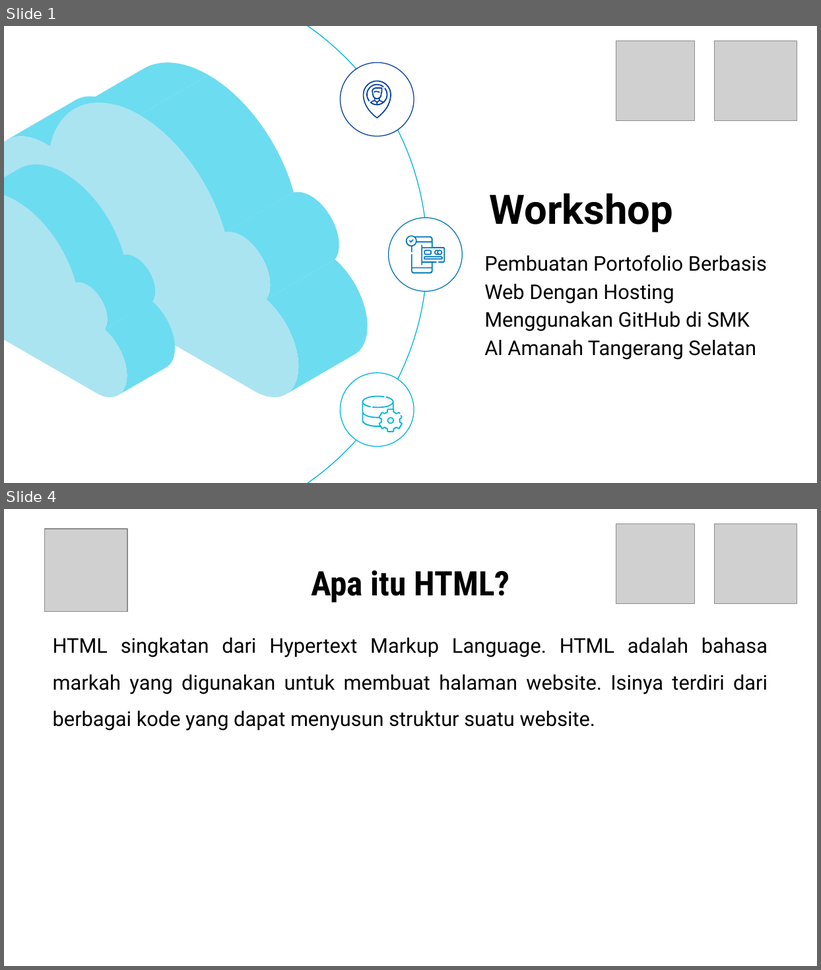
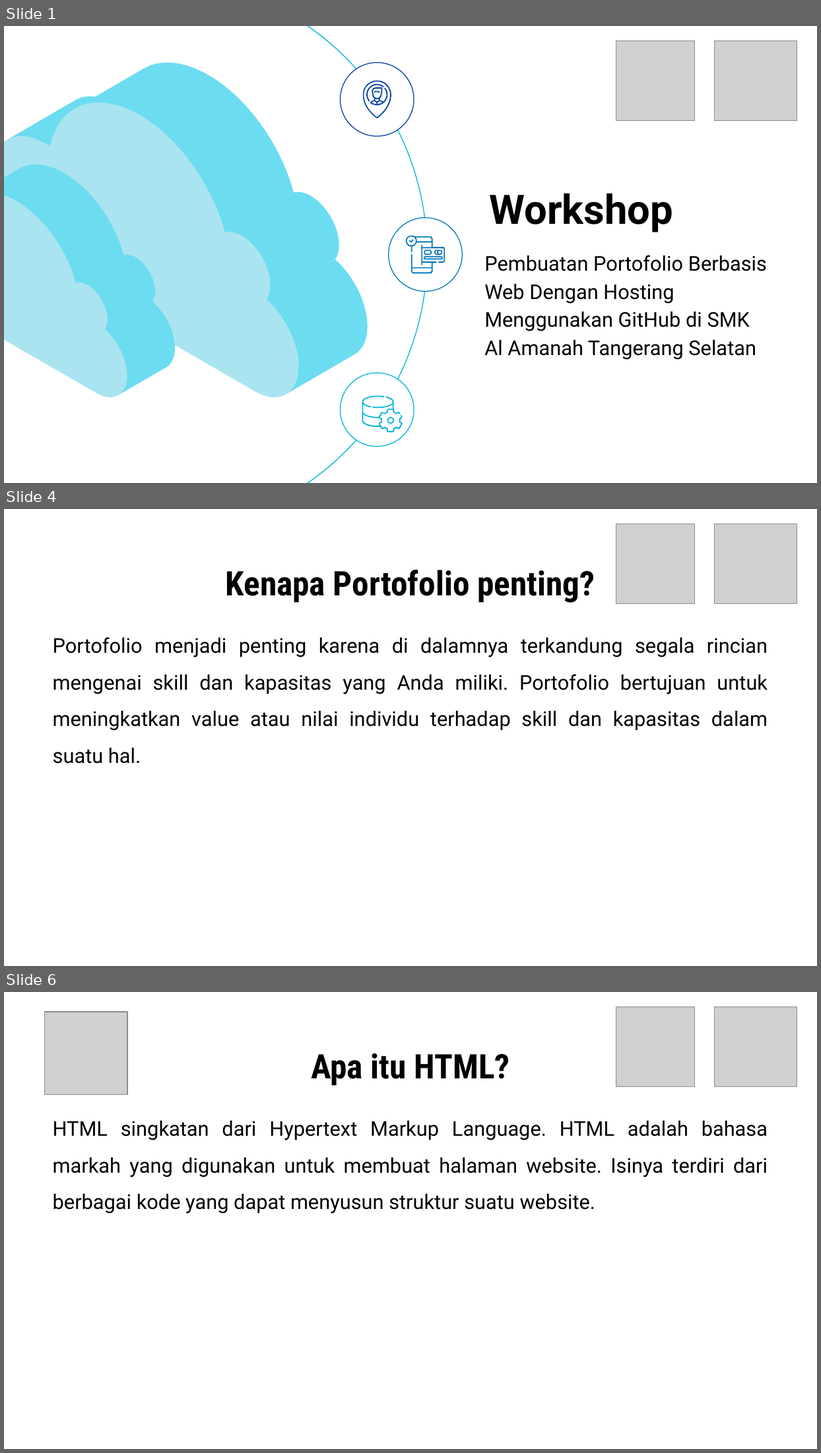
Before and after one commit to hako-975/UNPAM-File, a slide deck: semester 5/PKM/PPT Workshop Portofolio UNPAM.pptx. Shown one above the other, each under a label of ours: slides 1 and 4 before the commit, slides 1, 4 and 6 after it; the slides between them are not shown. The pictures are 821x970 and 821x1453 pixels, drawn with LibreOffice and Linux fonts; fonts in the diff are those of the drawing; grey boxes stand for pictures. Boxes give left, top, right and bottom in pixels: in the first picture for what was removed or moved away, otherwise in the second. Text is boxed around its words. In the diff, an @@ line names an element or a change of style, - is before the commit and + after.

```diff
--- a/semester 5/PKM/PPT Workshop Portofolio UNPAM.pptx
+++ b/semester 5/PKM/PPT Workshop Portofolio UNPAM.pptx
@@ slide 4 added at (4, 509, 817, 966), background #FFFFFF @@
@@ picture added at (616, 524, 694, 604) @@
@@ picture added at (715, 524, 797, 604) @@
@@ title added at (226, 570, 595, 603), 30 pt, text #000000, bold @@
+Kenapa Portofolio penting?
@@ text added at (53, 637, 768, 764), 18 pt, text #000000 @@
+Portofolio menjadi penting karena di dalamnya terkandung segala rincian mengenai skill dan kapasitas yang Anda miliki. Portofolio bertujuan untuk meningkatkan value atau nilai individu terhadap skill dan kapasitas dalam suatu hal.
@@ what was slide 4 is now slide 6 @@
```
Also in this commit, not shown: 5 slides changed, 1 other slide added, 8 other files.
